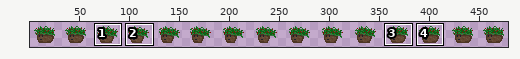
Two versions of one sprite sheet, Assets/Sprites/EnemySpikes.png. The first picture is a wide view before the edit; the outline marks the close-up.
Close-up. Before:
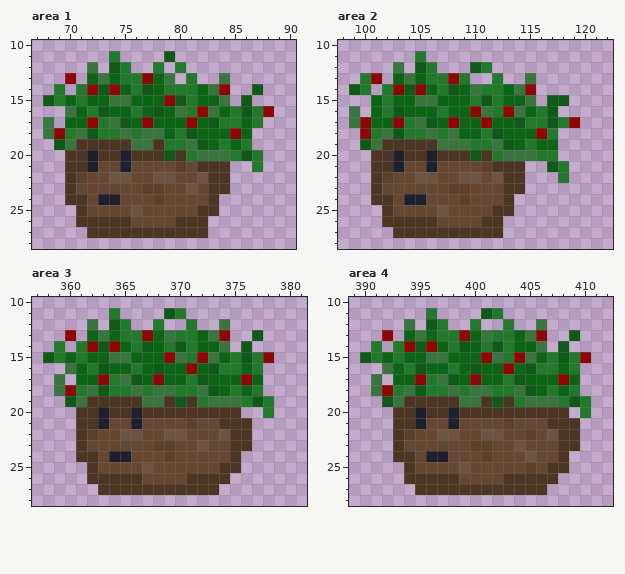
The file is 480x32 pixels. Shown: area 1: x 67..90, y 10..28; area 2: x 98..122, y 10..28; area 3: x 357..381, y 10..28; area 4: x 389..412, y 10..28. The wide view leaves out empty margins. The commit also changed other parts of the picture, which this record leaves out.
New version:
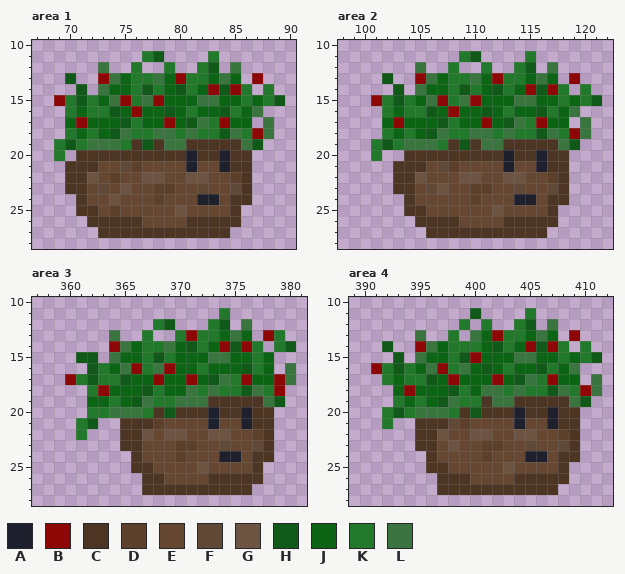
Palette (. is transparent): A #1e202d  B #8e0707  C #4d3524  D #5d402a  E #654732  F #614938  G #6d5341  H #115918  J #0b6514  K #22792b  L #3a7540
Difference:
Changed rows in their new state; - is an unchanged pixel.
Area 1:
first column x 68:
11 ------.--KH.---K------
12 ----.L..K-.K.-KH-L----
13 --H-.BLJ-KLJB-KJ-J-B--
14 -.-H.LJ---KJH--BHBK.K-
15 .BKHK--BKLBJJJLLJJKJKH
16 --K--KH-B-JHJ-JJH-JL.-
17 .--BJJJ-KJ-B-HLKBJ-.L-
18 ..-JKJH--K-L-LKKHLKBL-
19 -KHKLLLKCH-LLCCCCCLH--
20 -K.-C--C---C-ACCACC.--
21 ----C--FD---EAEEACC.--
22 ---CG-DE-G-E-G-EEDC---
23 ---C-FEG-E-D-EFEEFC---
24 --.--EG-------AAECC---
25 ----C-D-E---G-EEEC----
26 ---.----C---E--CCC----
27 ----.----------CC-----
Area 2:
first column x 99:
11 ------.---KH----K------
12 ----.-L.-K-.---KH-L----
13 -..H..BLJK-LJBKKJLJ-B--
14 ..-.H.L-JKHKJHKJ-HBK-K-
15 --B-HKJ-BKLBJJ-L-JJKJKH
16 .-.-JKKHJB-JHJKJ-HKJL--
17 ...--JJJHK----HL-BJJ.L-
18 -..KJ-JHLKKLLKLKKHLKBL-
19 -.KHKLLLKCHCL-CCCCCLH--
20 --K..--C---C-CACCACC---
21 --..CCCEFD--EEAEEACC---
22 --..CC-E-----EGGEEDC---
23 --..CCEFGEEDD-EFEEFC---
24 --...CE---ED--EAAECC---
25 ---..CC-E----GEEEEC----
26 ---...--CC--EECCCCC----
27 ----...-------CCCC-----
Area 3:
first column x 358:
11 ------.----..---K------
12 ----.-..---H-.-KH-L----
13 --.-..L..K..-BKKJLJ.BK-
14 -.-...-LJKKLJHK-BHBK-KH
15 ...HH.-J-KHKJJJ-LJJ-J--
16 --..HK-LBKLB-JKJJJH-J-L
17 -.BKHK-HJ----BJHLK--JBL
18 -...KBJJJHKJJLKLK-HLKB-
19 --..JJKJH-KKLLLCCCCCLH-
20 ---.KKLLLK-H---A--ACC--
21 ---KH..CCCD--EEAEEACC--
22 ---K...CCG-----G-EEDC--
23 ---....CC-EEDDEEFEEFC--
24 ---.....C--ED---AAECC--
25 ----....CC----G-EEEC---
26 ----.....CC--EE--CCC---
27 -----....-------CCC----
Area 4:
first column x 390:
11 ------.---H..--K------
12 ----.-..-K.K-.KH.L----
13 --.-.-..-.LJB-KJLJ-B--
14 -.H..BL--KKJ---BHBK-K-
15 ...H.LJJKHBJJJL--JKJKH
16 -BKH-JLB-LJH-K-JH--L--
17 -.K-KKHJB-J-BJ-LKBJ--L
18 -..JBJJJH-J-L--KKHL-BL
19 --.KJKJHLKK-LLCCCCCLH-
20 --KHKLLLK-H---A--A-C.-
21 --K..CCCFD---EA--A----
22 ---..CC-E-G-E-GG-ED---
23 ---..CCEG-E-D-EFE-F---
24 ---...CE-------AA--C--
25 ----..CC-E---G-E-E----
26 ----...--C---E----C---
27 -----..----------C----
Where, in picture pixels (left, top, right, bottom), the same in both close-ups:
changed: (43, 51, 285, 238)
changed: (349, 51, 602, 238)
changed: (43, 308, 296, 495)
changed: (360, 308, 602, 495)
